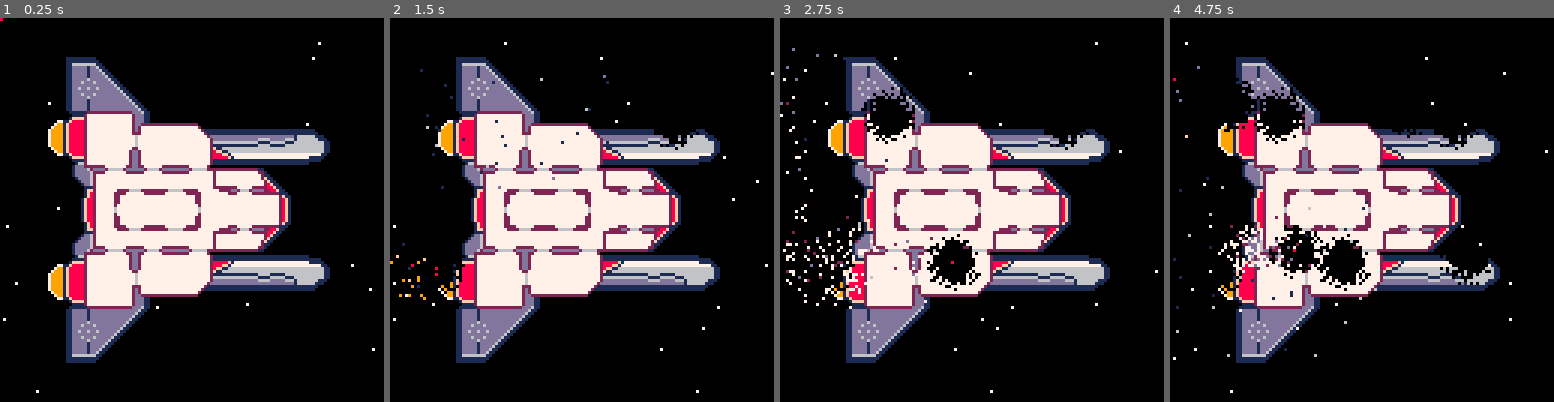
Above: before the commit, frames 1-4 (left to right).
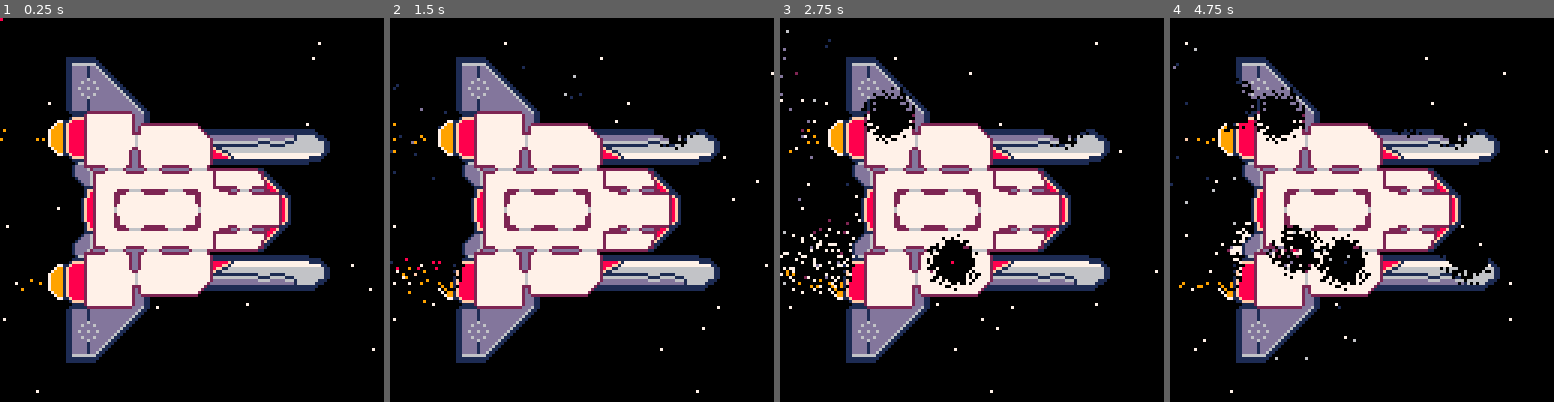
Above: after the commit, the same moments.

Repository: kiiro94/GGJ2020
Game: PICO-8 cartridge ggj2020.p8
Two runs of this game, one before a commit and one after it. Both use one fixed random seed, a clock stepped at 60 frames per second and the inputs below.
Inputs (mouse positions are in pixels of both pictures, inside the frame that each line leads up to):
- Up to frame 1 (0.25 s): no input
- Up to frame 2 (1.5 s): tap X (X key) at 0.33, 1.07 s; click (670, 121) at 0.67 s; click (436, 267) at 1.22 s
- Up to frame 3 (2.75 s): click (887, 114) at 1.77 s; tap X (X key) at 1.85 s; click (952, 259) at 2.32 s
- Up to frame 4 (4.75 s): click (1404, 106) at 2.87 s; tap X (X key) at 2.97, 4.08 s; click (1465, 256) at 3.42 s; click (1231, 102) at 3.97 s; click (1292, 248) at 4.52 s

The runs differ from the first frame. In frame 1, less than 0.1% of the frame differs, in the area x 0-12%, y 28-72%; in frame 2, 0.5%; in frame 3, 1.5%, in the area x 0-42%, y 3-76%; in frame 4, 1.4%.

Commit message:
booster particles

Diff:
--- a/ggj2020.p8
+++ b/ggj2020.p8
@@ -130,6 +130,13 @@
    end
 end
 
+function createBoosterParticles()
+   --if t % 1 == 0 then
+      createParticle(16, 40, 9)
+      createParticle(16, 88, 9)
+   --end
+end
+
 --------------------------------
 
 
@@ -176,6 +183,7 @@
 
    animateParticles()
    animateStars()
+   createBoosterParticles()
 end
 
 
@@ -185,9 +193,9 @@
 function _draw()
    cls()
    drawStars()
+   drawParticles()
    drawStruct()
    drawBoosters()
-   drawParticles()
    pset(mx, my, 8)
    if btn(5) then
 	  print("Mem :"..stat(0), 0,  0, 8)
